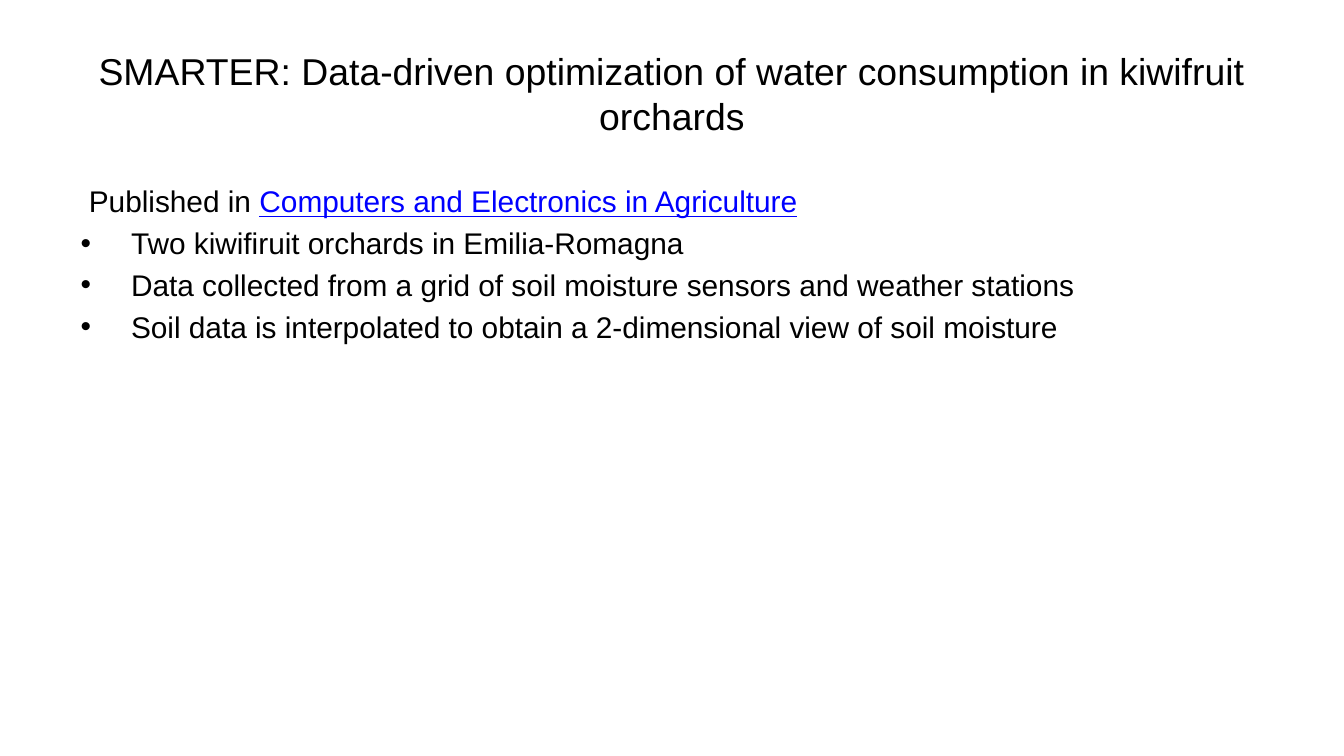
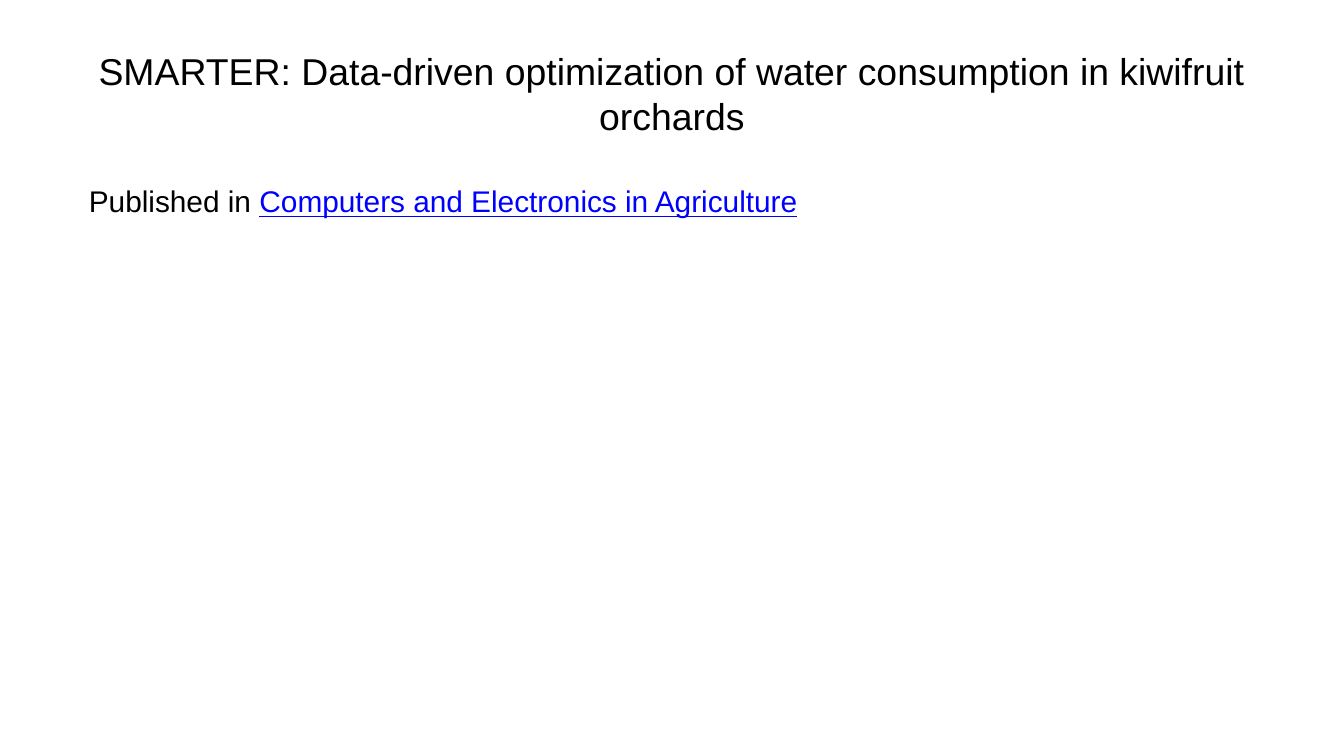
Before and after one commit to ManuelePasini/slides-markdown, a slide deck: slide 7 of 3rd_year_slides.pptx. Drawn at 1344x756 pixels with LibreOffice and Linux fonts; fonts in the diff are those of the drawing. Boxes give left, top, right and bottom in pixels: in the first picture for what was removed or moved away, otherwise in the second. Text is boxed around its words. In the diff, an @@ line names an element or a change of style, - is before the commit and + after.

```diff
--- a/3rd_year_slides.pptx
+++ b/3rd_year_slides.pptx
@@ text at [131,232,1074,343]: paragraphs removed @@
-• Two kiwifiruit orchards in Emilia-Romagna
-• Data collected from a grid of soil moisture sensors and weather stations
-• Soil data is interpolated to obtain a 2-dimensional view of soil moisture
```
Also in this commit, not shown: 3 other slides changed, 3 slides added, 8 other files.
